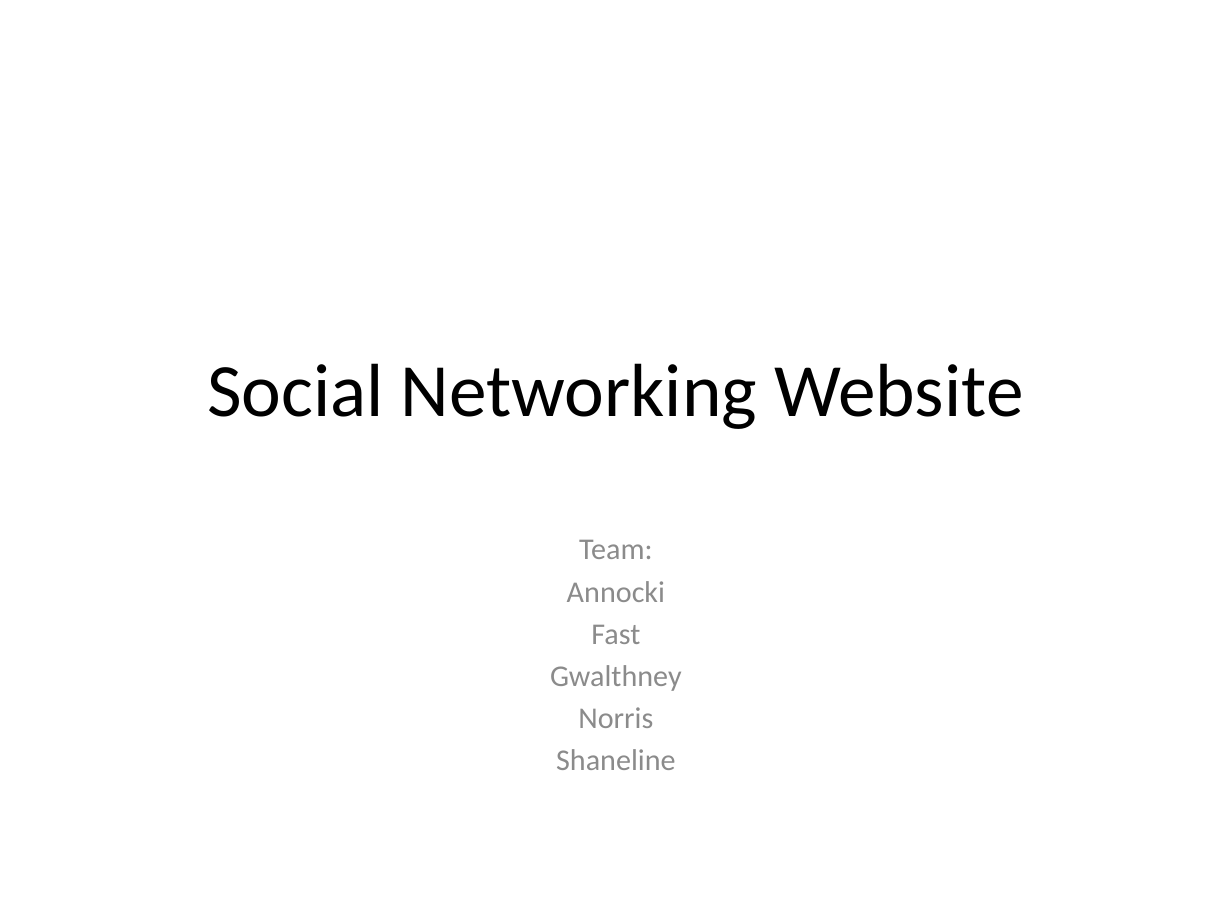
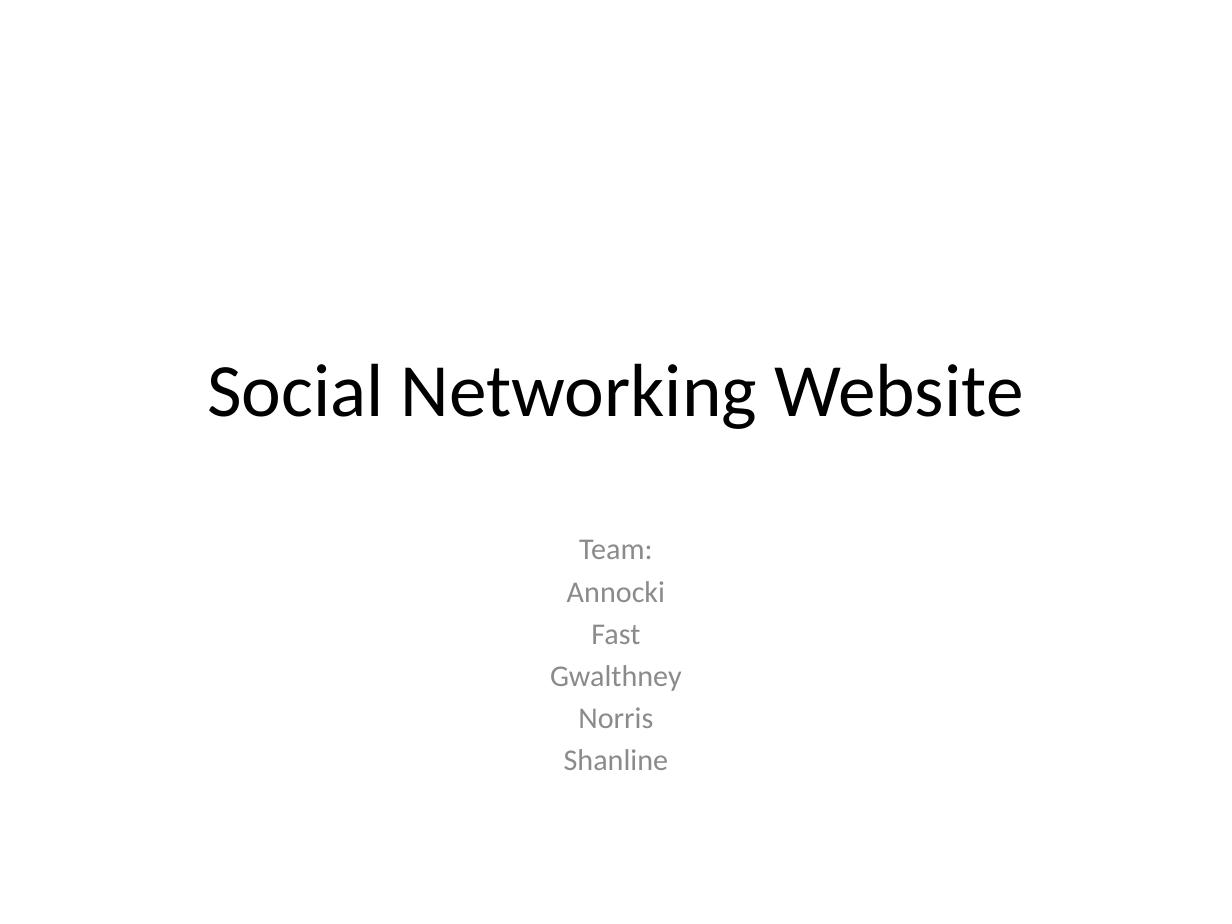
Before and after one commit to gwalda19/hairy-wookie, a slide deck: slide 1 of Minibase/FinalProject/FinalPresentation.pptx. Drawn at 1232x924 pixels with LibreOffice and Linux fonts; fonts in the diff are those of the drawing. Boxes give left, top, right and bottom in pixels: in the first picture for what was removed or moved away, otherwise in the second. Text is boxed around its words. In the diff, an @@ line names an element or a change of style, - is before the commit and + after.

Commit message:
fixed shanline

```diff
--- a/Minibase/FinalProject/FinalPresentation.pptx
+++ b/Minibase/FinalProject/FinalPresentation.pptx
@@ subtitle at bbox=[564, 749, 669, 770]: text changed @@
-Shaneline
+Shanline
```
